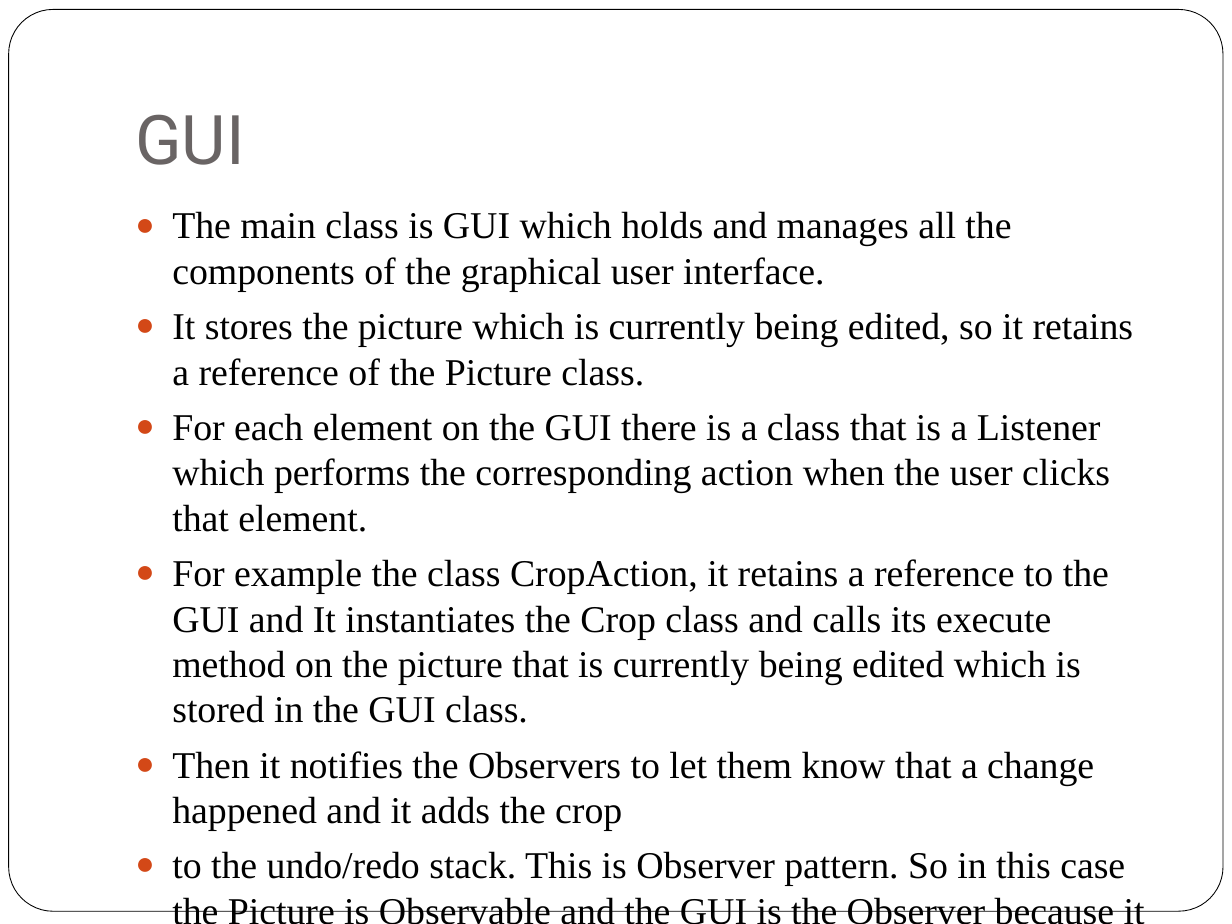
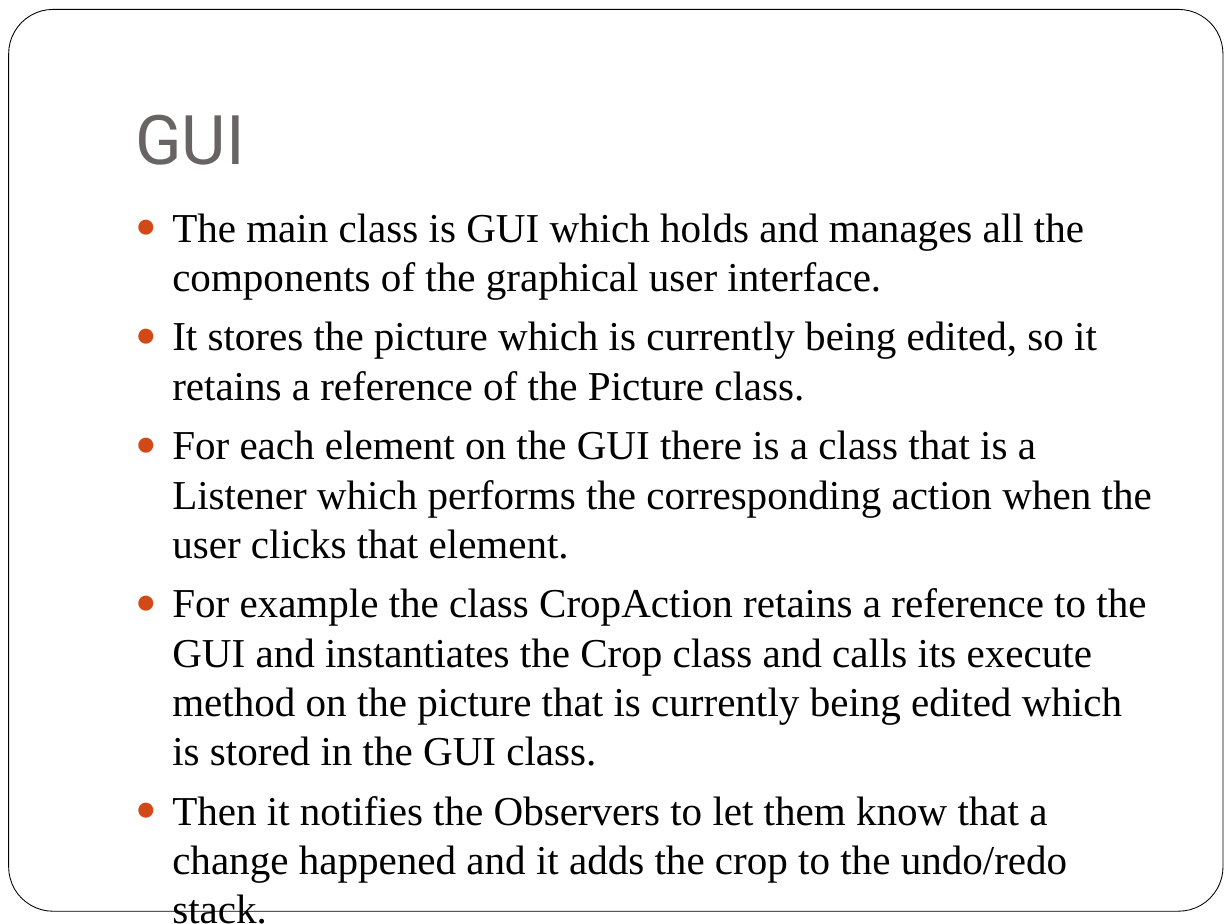
Before and after one commit to axl3697/Aether, a slide deck: slide 7 of ImageAlbumProject/doc/ImageAlbumPresentation.pptx (slide 6 before the commit). Drawn at 1232x924 pixels with LibreOffice and Linux fonts; fonts in the diff are those of the drawing. Boxes give left, top, right and bottom in pixels: in the first picture for what was removed or moved away, otherwise in the second. Text is boxed around its words. In the diff, an @@ line names an element or a change of style, - is before the commit and + after.

```diff
--- a/ImageAlbumProject/doc/ImageAlbumPresentation.pptx
+++ b/ImageAlbumProject/doc/ImageAlbumPresentation.pptx
@@ text at (172,213,1152,559): size 22.1 to 24.1 pt in "The main class is GUI which holds ...", "It stores the picture which is currently ...", "For each element on the GUI there ..." @@
@@ text at (172,588,1146,924): text changed; size 22.1 to 24.1 pt @@
-● For example the class CropAction, it retains a reference to the GUI and It instantiates the Crop class and calls its execute method on the picture that is currently being edited which is stored in the GUI class.
-● Then it notifies the Observers to let them know that a change happened and it adds the crop
-● to the undo/redo stack. This is Observer pattern. So in this case the Picture is Observable and the GUI is the Observer because it needs to update the screen when a change happens to a picture.
+● For example the class CropAction retains a reference to the GUI and instantiates the Crop class and calls its execute method on the picture that is currently being edited which is stored in the GUI class.
+● Then it notifies the Observers to let them know that a change happened and it adds the crop to the undo/redo stack.
```
Also in this commit, not shown: 1 other slide changed, 4 slides added, 6 other files.
